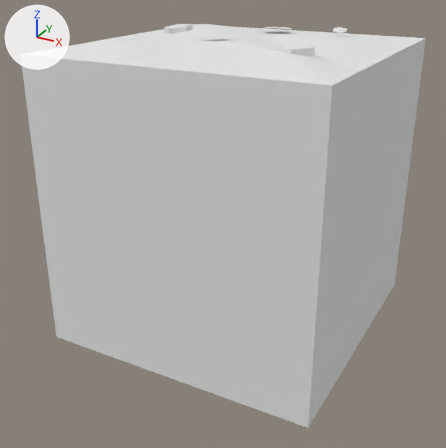
The FBX model Assets/Tiles/Blend/Blend Rock Snow 1.fbx: old version first, new version second.
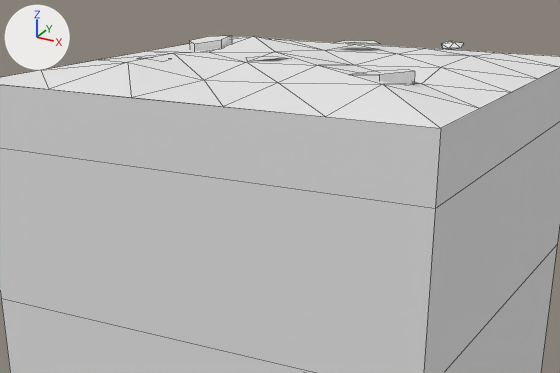
Each version is shown whole from a 50 mm lens placed at (1.96, -3.81, 1.62), pointed at (-0.04, -0.17, -0.2), then close up on the part from 9% to 92% of the width and 0% to 56% of the height. The lights are fixed; the arrows at upper left show +X, +Y and +Z. The older version's two pictures come first. The close-ups show mesh edges as thin lines. Where no turn or scale is listed for an object, it has been applied to the vertices. Vertices at exactly the same position are counted once.

The scene before the commit, as lines of its bpy script (objects in view):
```python
me_blend_rock_snow_1 = bpy.data.meshes.new('Blend Rock Snow 1')
me_blend_rock_snow_1.from_pydata(...)  # 95 vertices, 98 faces; spans x -1.0..1.0, y -1.0..1.0, z -1.0..1.14
me_blend_rock_snow_1.materials.append(mat_tileworld_tiles)  # its picture is missing
ob_blend_rock_snow_1 = bpy.data.objects.new('Blend Rock Snow 1', me_blend_rock_snow_1)
ob_blend_rock_snow_1.location = (0.0, 0.0, 0.0)
```
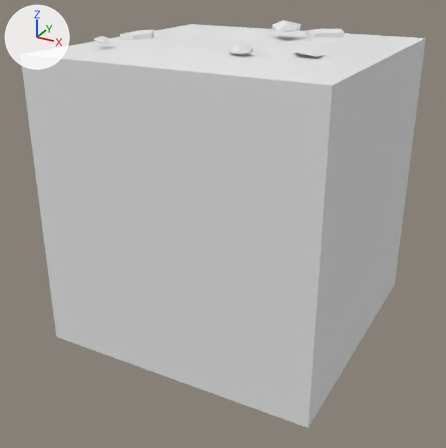
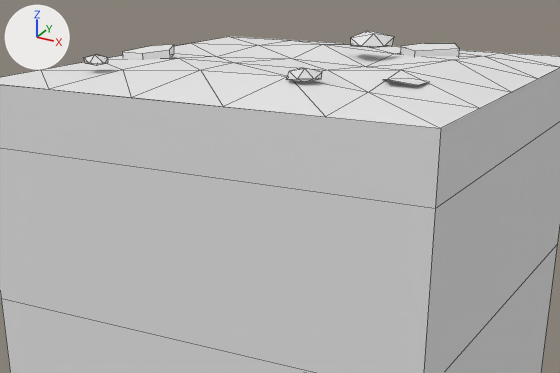
Boxes [x1, y1, x2, y2] around the edits, measured in the close-ups (560 x 373 px; the box of a moved part takes in the faces that stretch with it):
'Blend Rock Snow 1', reshaped: before [0, 36, 560, 373]; after [0, 31, 560, 373]
part 1 of me_blend_rock_snow_1, moved or reshaped: before [442, 40, 463, 50]; after [84, 54, 108, 66]
part 2 of me_blend_rock_snow_1, moved or reshaped: before [336, 40, 379, 44]; after [392, 79, 430, 85]
part 3 of me_blend_rock_snow_1, deleted: before [189, 36, 232, 51]
part 4 of me_blend_rock_snow_1, deleted: before [353, 70, 415, 85]
part 5 of me_blend_rock_snow_1, reshaped: before [51, 52, 287, 98]; after [51, 31, 459, 98]

The edits, one by one:
me_blend_rock_snow_1 is used by ob_blend_rock_snow_1; location (0.0, 0.0, 0.0).
me_blend_rock_snow_1 had 95 vertices, 98 faces and spanned x -1.0..1.0, y -1.0..1.0, z -1.0..1.14.
me_blend_rock_snow_1 now has 109 vertices, 136 faces and spans x -1.0..1.0, y -1.0..1.0, z -1.0..1.18.
me_blend_rock_snow_1 part 1: the loose piece of 12 vertices spanning x 0.42..0.53, y 0.55..0.66, z 1.1..1.14 is scaled about its middle by (1.09, 1.04, 1.09), then moved by (-1.14, -1.23, 0.0).
me_blend_rock_snow_1 part 2: the loose piece of 5 vertices spanning x -0.15..0.08, y 0.56..0.8, z 1.09..1.11 is turned -39.2 degrees about the z axis through its middle and scaled by 0.75, then moved by (0.69, -1.11, 0.0).
me_blend_rock_snow_1 part 3: the loose piece of 10 vertices spanning x -0.81..-0.62, y 0.19..0.44, z 1.06..1.12 is deleted.
me_blend_rock_snow_1 part 4: the loose piece of 10 vertices spanning x 0.4..0.66, y -0.46..-0.23, z 1.05..1.12 is deleted.
Part 5, on me_blend_rock_snow_1:
4 vertices are removed from x -0.24..-0.04, y -0.17..0.0, z 1.09..1.11.
1 face is deleted.
17 vertices move from x -0.61..0.63, y -0.58..0.62, z 1.05..1.1 to x -0.71..0.64, y -0.63..0.6, z 1.05..1.11.
43 vertices are added at x -0.86..0.54, y -0.69..0.7, z 1.05..1.18.
52 new faces join them.
Other edits to the shape of me_blend_rock_snow_1 do not show in these pictures.
